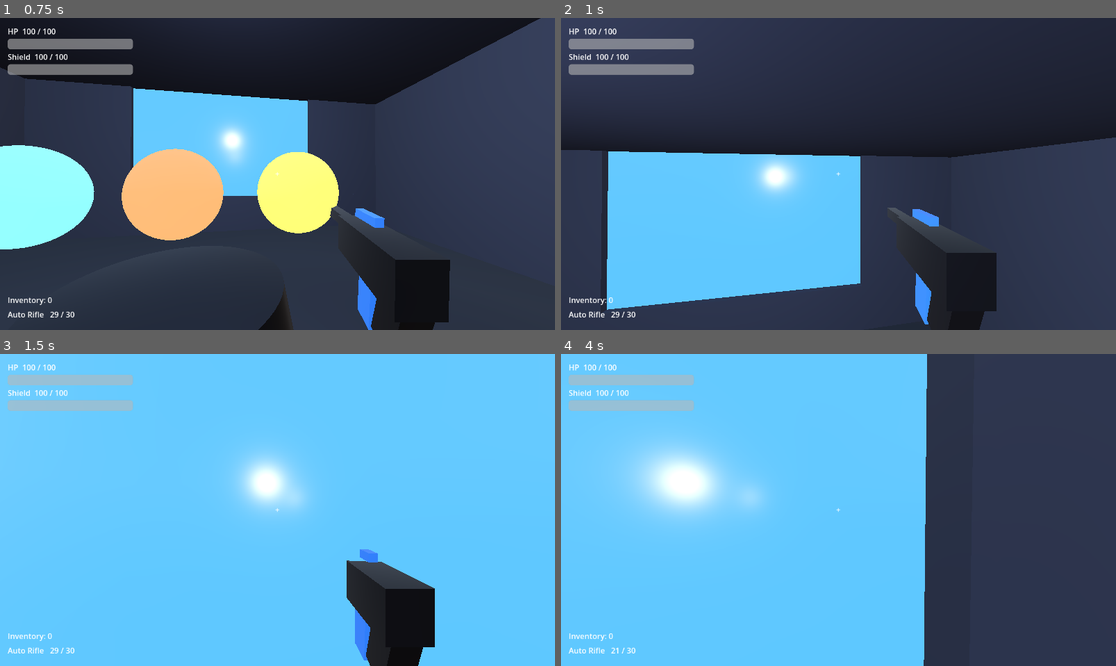
Above: before the commit, frames 1-4 (two rows, left to right).
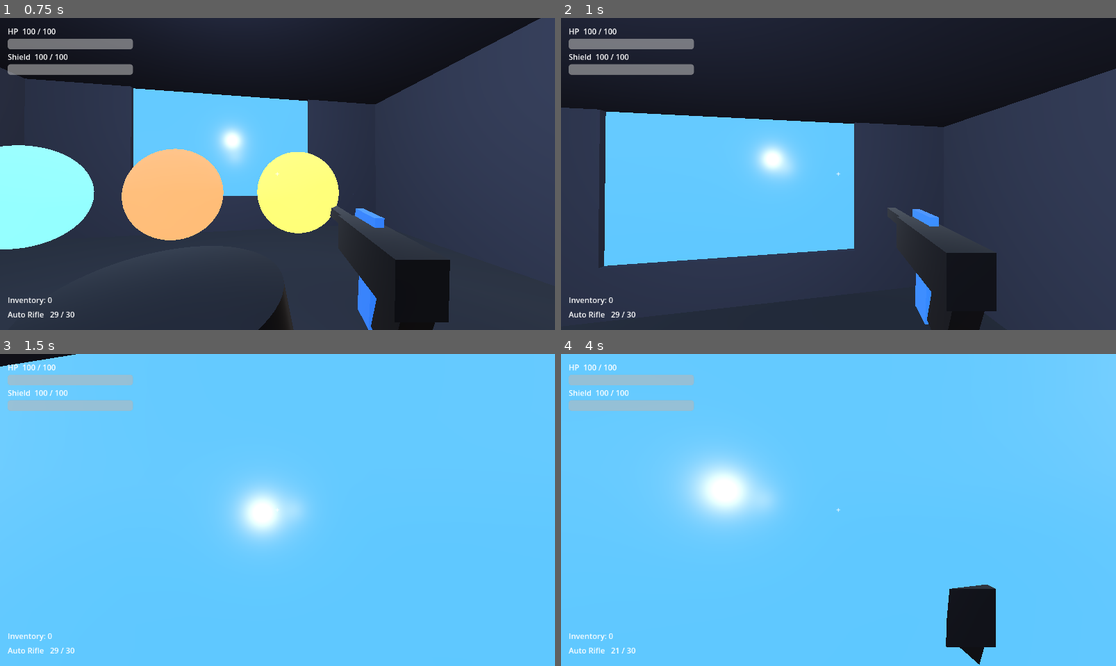
Above: after the commit, the same moments.

Repository: vasilisbit/The_Risen
Game: Godot game, scene res://scenes/hub/hub.tscn
Two runs of this game, one before a commit and one after it. Both use one fixed random seed, a clock stepped at 60 frames per second and the inputs below.
Inputs (mouse positions are in pixels of both pictures, inside the frame that each line leads up to):
- Up to frame 1 (0.75 s): tap Enter at 0.5 s; move the mouse to (305, 174) at 0.52 s; hold W (move_forward) from 0.53 s (still down); hold Shift (sprint) from 0.53 s (still down); click (305, 174) at 0.67 s
- Up to frame 2 (1 s): keep holding W (move_forward); keep holding Shift (sprint); tap Space (jump) at 0.77, 0.8 s
- Up to frame 3 (1.5 s): keep holding W (move_forward); tap Space (jump) at 1.07, 1.35 s; move the mouse to (249, 510) at 1.27 s; release Shift (sprint) at 1.28 s
- Up to frame 4 (4 s): keep holding W (move_forward); tap Space (jump) at 1.52, 1.82, 2.3, 3.02, 3.32, 3.77, 3.8 s; tap Shift (sprint) at 1.55, 3.05 s; move the mouse to (849, 503) at 2.02 s; press the mouse at (849, 503) at 2.03 s; move the mouse to (832, 516) at 2.77 s; release the mouse at (832, 516) at 2.78 s; tap E (interact) at 2.85 s; click (832, 516) at 2.92 s; move the mouse to (877, 513) at 3.52 s; hold Shift (sprint) from 3.53 s (still down)

Frame 1 is identical in both runs. In frame 2, 37% of the frame differs, in the area x 0-100%, y 0-94%; in frame 3, 7.6%; in frame 4, 39%, in the area x 11-100%, y 0-100%.

Commit message:
fix: Lower jump height and lock air speed at take-off
Jump height 5 m -> 2 m (TDD §4.1 said 5 m, tuned down after playtest feedback
that it felt far too floaty): apex 2.0 m, 1.28 s airborne instead of 5.0 m /
2.02 s. Mars still clears its acceptance gap — low-gravity range is 19.2 m
against 5-7 m platform gaps and a 10 m requirement.

Sprint now only counts while grounded. The horizontal speed is captured into
_air_speed at take-off and reused for the whole airborne phase, so tapping
sprint mid-air can no longer stretch a jump. Direction is still steerable in the
air, just at the speed you launched with.

Verified in-game: airborne with sprint held -> _air_speed stays 6.0 and actual
horizontal speed stays 6.0 (walk) instead of jumping to 9.0.

Diff:
--- a/scripts/guardian.gd
+++ b/scripts/guardian.gd
@@ -8,7 +8,9 @@
 # --- Movement tuning (TDD §4.1) ---
 const WALK_SPEED := 6.0          # m/s
 const SPRINT_SPEED := 9.0        # m/s
-const JUMP_HEIGHT := 5.0         # m (peak); jump velocity derived from gravity
+const JUMP_HEIGHT := 2.0         # m (peak); jump velocity derived from gravity
+                                 # Tuned down from TDD §4.1's 5 m after playtest
+                                 # feedback that the jump felt far too floaty.
 
 # --- Camera / look ---
 const MOUSE_SENSITIVITY := 0.003
@@ -41,6 +43,7 @@
 ## Fall-respawn point (Mars platforming); updated by checkpoint triggers.
 var checkpoint: Vector3
 
+var _air_speed: float = WALK_SPEED     # horizontal speed locked in at take-off
 var _knockback: Vector3 = Vector3.ZERO
 var _time_since_damage: float = SHIELD_RECHARGE_DELAY
 var _gravity: float = ProjectSettings.get_setting("physics/3d/default_gravity", 9.8)
@@ -99,7 +102,13 @@
 
 	var input_dir := Input.get_vector("move_left", "move_right", "move_forward", "move_back")
 	var direction := (transform.basis * Vector3(input_dir.x, 0.0, input_dir.y)).normalized()
-	var speed := SPRINT_SPEED if Input.is_action_pressed("sprint") else WALK_SPEED
+	# Sprint only counts while grounded: the horizontal speed is locked in at
+	# take-off, so tapping sprint mid-air can't extend a jump. Direction is
+	# still steerable in the air, just at the speed you launched with.
+	var ground_speed := SPRINT_SPEED if Input.is_action_pressed("sprint") else WALK_SPEED
+	if is_on_floor():
+		_air_speed = ground_speed
+	var speed := ground_speed if is_on_floor() else _air_speed
 
 	if direction != Vector3.ZERO:
 		velocity.x = direction.x * speed
